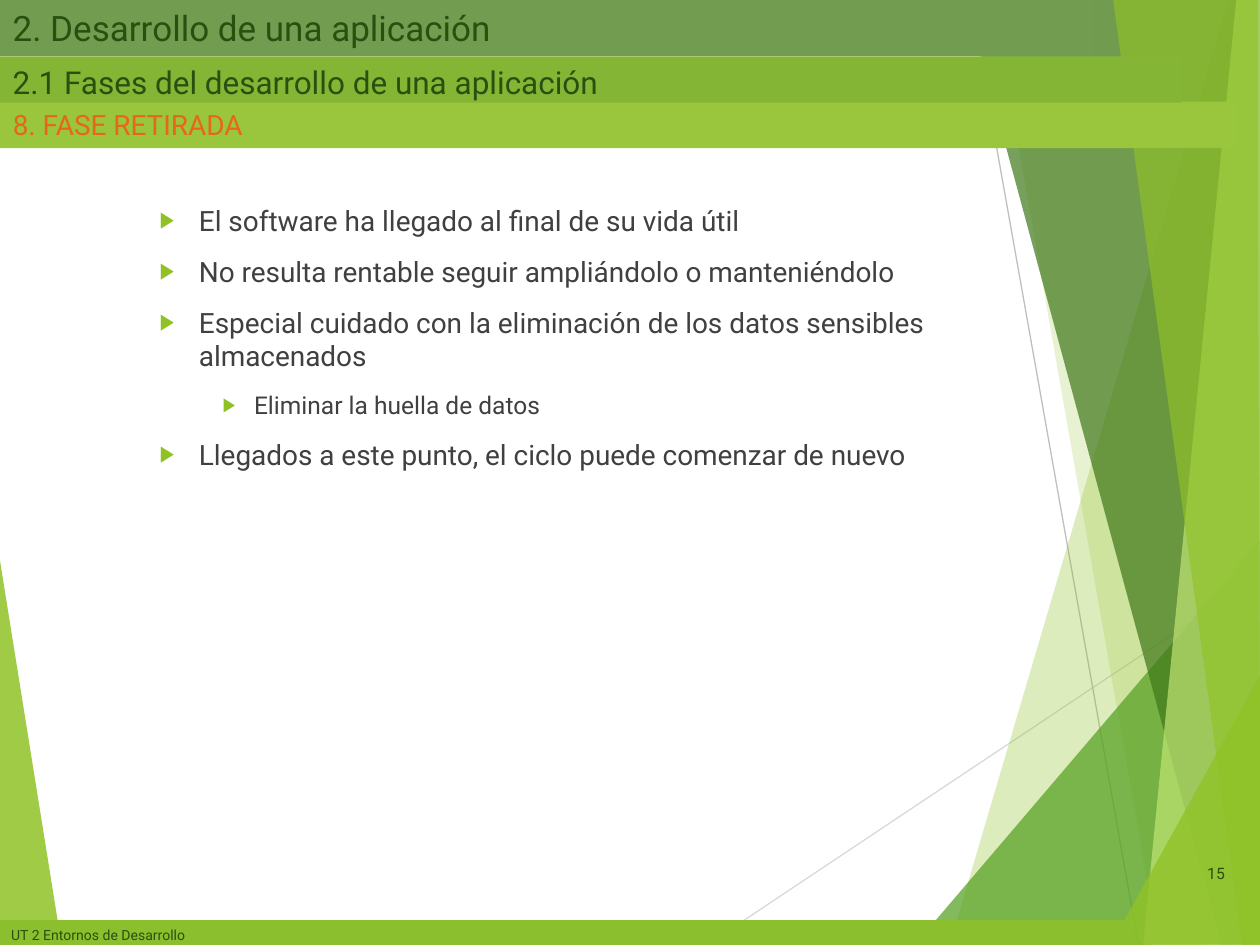
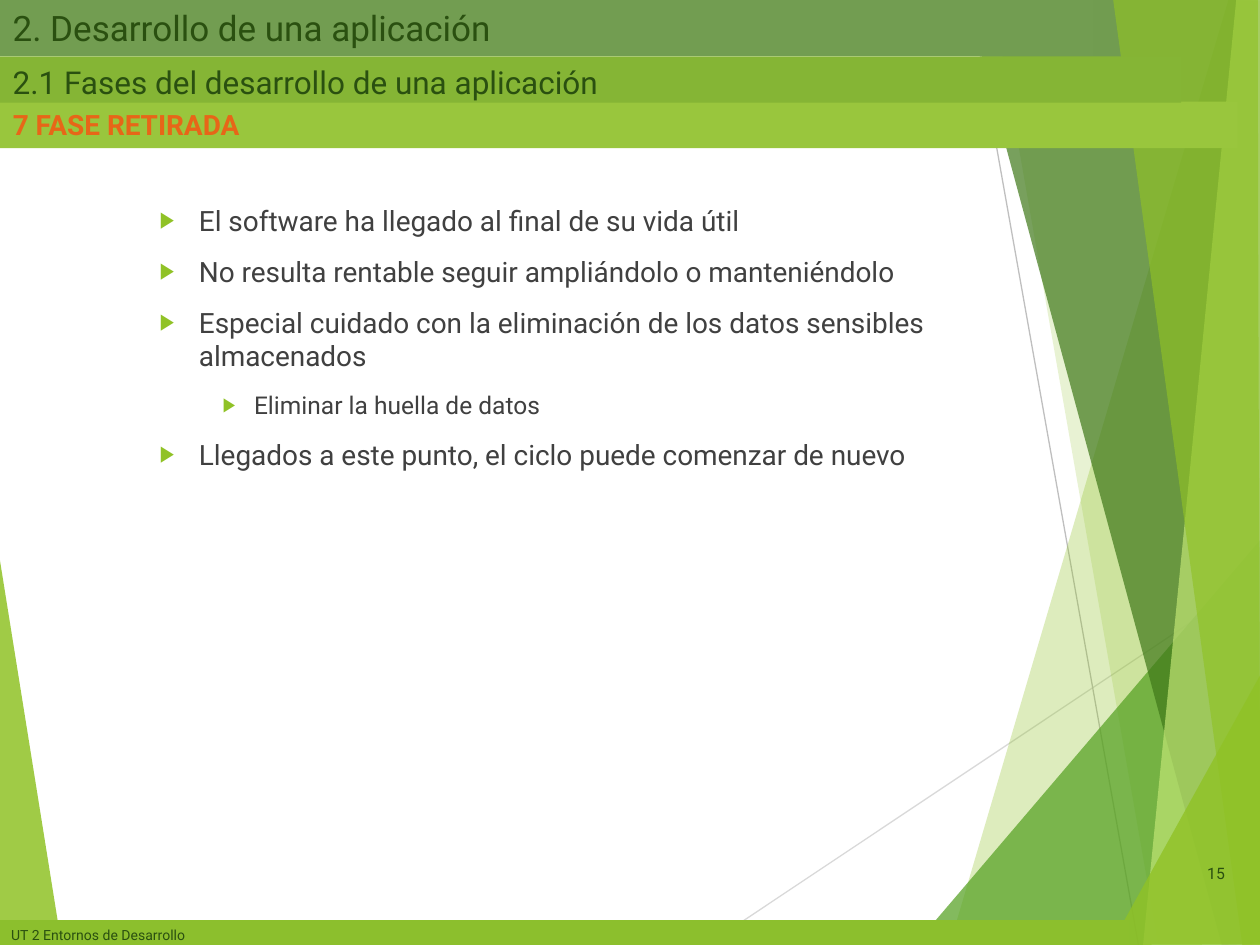
Before and after one commit to miGUITel/ED, a slide deck: slide 15 of 00 PRESENTACIONES compartida alumnos/ED01b - Ingeniería de software.pptx. Drawn at 1260x945 pixels with LibreOffice and Linux fonts; fonts in the diff are those of the drawing. Boxes give left, top, right and bottom in pixels: in the first picture for what was removed or moved away, otherwise in the second. Text is boxed around its words. In the diff, an @@ line names an element or a change of style, - is before the commit and + after.

```diff
--- a/00 PRESENTACIONES compartida alumnos/ED01b - Ingeniería de software.pptx
+++ b/00 PRESENTACIONES compartida alumnos/ED01b - Ingeniería de software.pptx
@@ text at (x1=13, y1=115, x2=239, y2=135): text changed; bold on @@
-8. FASE RETIRADA
+7 FASE RETIRADA
```
Also in this commit, not shown: 3 other slides changed, 3 other files.
